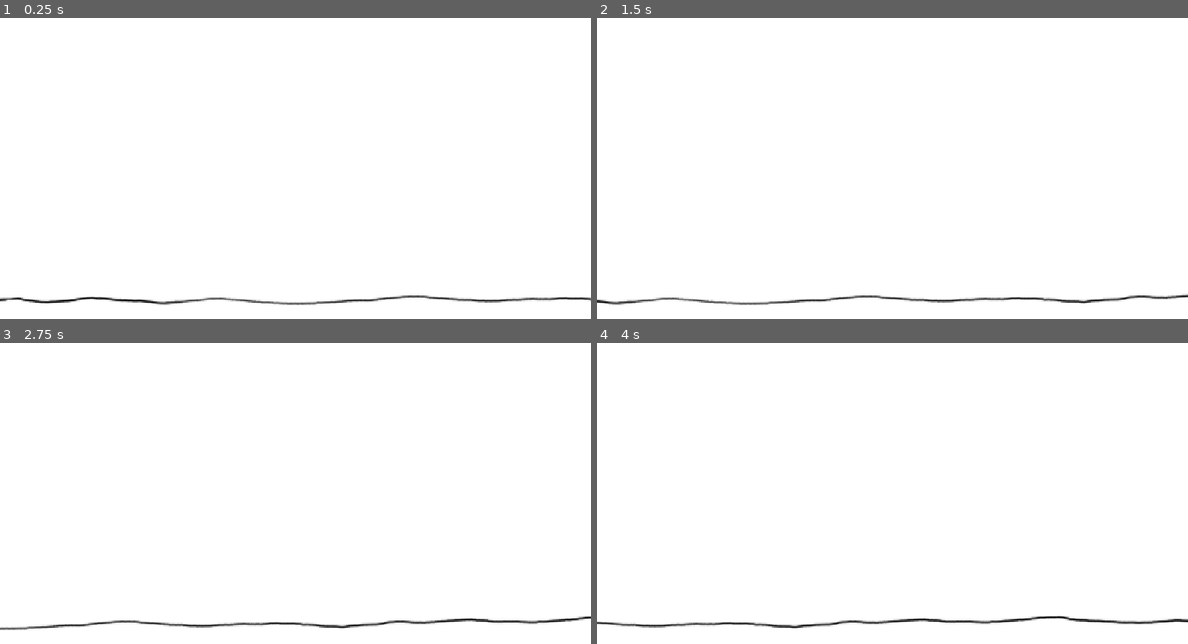
Above: before the commit, frames 1-4 (two rows, left to right).
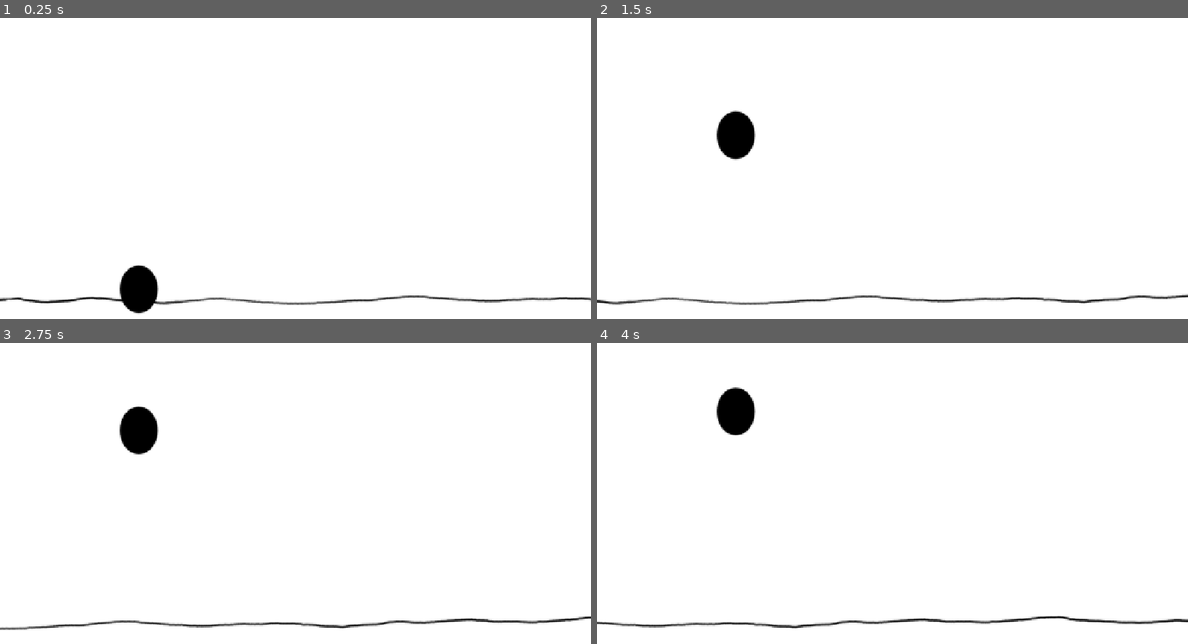
Above: after the commit, the same moments.

Repository: snowfrogdev/jetpack-joyride-clone
Game: Godot game, scene res://main.tscn
Two runs of this game, one before a commit and one after it. Both use one fixed random seed, a clock stepped at 60 frames per second and the inputs below.
Inputs:
- Up to frame 1 (0.25 s): no input
- Up to frame 2 (1.5 s): hold Space (Boost) 0.53-1.28 s; tap Space (Boost) at 1.35 s
- Up to frame 3 (2.75 s): hold Space (Boost) from 2.03 s (still down)
- Up to frame 4 (4 s): release Space (Boost) at 2.78 s; tap Space (Boost) at 2.85 s; hold Space (Boost) from 3.53 s (still down)

The runs differ from the first frame. In frame 1, 0.8% of the frame differs, in the area x 20-27%, y 82-99%; in frame 2, 0.8%, in the area x 20-27%, y 30-48%; in frame 3, 0.8%; in frame 4, 0.8%.

Commit message:
Implement player character with gravity and boost mechanics; update scene and assets

Diff:
--- a/main.tscn
+++ b/main.tscn
@@ -1,11 +1,24 @@
-[gd_scene load_steps=4 format=3 uid="uid://crti1kafjjwkt"]
+[gd_scene load_steps=9 format=3 uid="uid://crti1kafjjwkt"]
 
 [ext_resource type="Script" uid="uid://c68wmer36acdu" path="res://main.gd" id="1_ig7tw"]
 [ext_resource type="Texture2D" uid="uid://p77k43vlst7u" path="res://assets/floor_placeholder.png" id="2_0xm2m"]
 [ext_resource type="Script" uid="uid://d2qomq7us42pn" path="res://parallax_background.gd" id="2_h2yge"]
+[ext_resource type="Texture2D" uid="uid://duyutkpobsta6" path="res://assets/player_placeholder.png" id="4_1bvp3"]
+[ext_resource type="Script" uid="uid://byy6m7tdp55ys" path="res://player.gd" id="4_lquwl"]
+
+[sub_resource type="CapsuleShape2D" id="CapsuleShape2D_lquwl"]
+radius = 41.0
+height = 82.0
+
+[sub_resource type="RectangleShape2D" id="RectangleShape2D_1bvp3"]
+size = Vector2(3248, 47)
+
+[sub_resource type="RectangleShape2D" id="RectangleShape2D_lquwl"]
+size = Vector2(3263, 60)
 
 [node name="Main" type="Node2D"]
 script = ExtResource("1_ig7tw")
+metadata/_edit_horizontal_guides_ = [50.0, 680.0]
 
 [node name="ParallaxBackground" type="ParallaxBackground" parent="."]
 script = ExtResource("2_h2yge")
@@ -17,3 +30,33 @@
 [node name="Floor" type="Sprite2D" parent="ParallaxBackground/ForegroundLayer"]
 position = Vector2(1280, 360)
 texture = ExtResource("2_0xm2m")
+
+[node name="Player" type="CharacterBody2D" parent="."]
+position = Vector2(300, 627)
+script = ExtResource("4_lquwl")
+gravity = 900.0
+boost_force = 2000.0
+max_ascend_speed = 500.0
+max_fall_speed = 500.0
+damping = 0.9
+metadata/_edit_group_ = true
+
+[node name="Sprite2D" type="Sprite2D" parent="Player"]
+texture = ExtResource("4_1bvp3")
+
+[node name="CollisionShape2D" type="CollisionShape2D" parent="Player"]
+scale = Vector2(1, 1.28)
+shape = SubResource("CapsuleShape2D_lquwl")
+
+[node name="FloorCollider" type="StaticBody2D" parent="."]
+position = Vector2(0, 680)
+
+[node name="CollisionShape2D" type="CollisionShape2D" parent="FloorCollider"]
+position = Vector2(1481, 23.5)
+shape = SubResource("RectangleShape2D_1bvp3")
+
+[node name="CeilingCollider" type="StaticBody2D" parent="."]
+
+[node name="CollisionShape2D" type="CollisionShape2D" parent="CeilingCollider"]
+position = Vector2(1477.5, 20)
+shape = SubResource("RectangleShape2D_lquwl")
--- /dev/null
+++ b/player.gd
@@ -0,0 +1,24 @@
+extends CharacterBody2D
+
+@export var gravity: float = 800
+@export var boost_force: float = 1000.0
+@export var max_ascend_speed: float = 200.0
+@export var max_fall_speed: float = 600.0
+@export var damping: float = 0.3
+
+func _physics_process(delta: float) -> void:
+  if not is_on_floor():
+    velocity.y += gravity * delta
+
+  if Input.is_action_pressed("Boost"):
+    if velocity.y > 0:
+      velocity.y *= damping
+
+    velocity.y -= boost_force * delta
+    velocity.y = max(velocity.y, -max_ascend_speed)
+  elif velocity.y < 0:
+    velocity.y *= damping
+
+  velocity.y = min(velocity.y, max_fall_speed)
+
+  move_and_slide()
Binary file added: assets/player_placeholder.png
Not shown, added: assets/player_placeholder.png.import
Not shown, added: player.gd.uid
Not shown, changed: README.md
Not shown, removed: assets_src/graphics/.jetpack_joyride_clone.kra-autosave.kra
Not shown, changed: assets_src/graphics/jetpack_joyride_clone.kra
Not shown, added: assets_src/graphics/jetpack_joyride_clone.kra~
